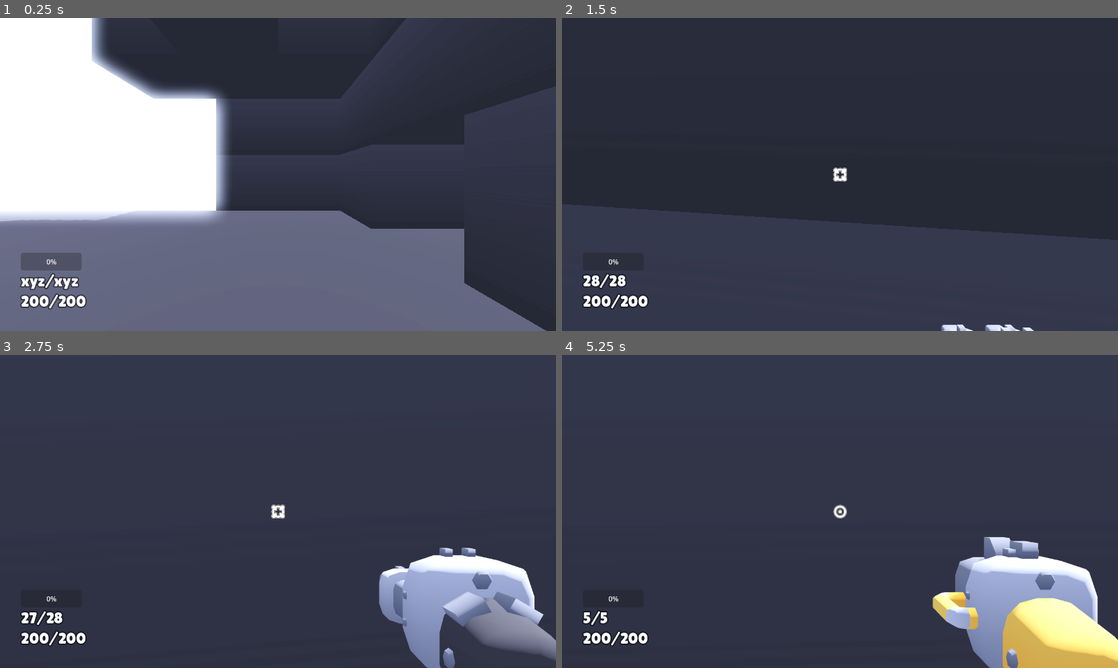
Above: before the commit, frames 1-4 (two rows, left to right).
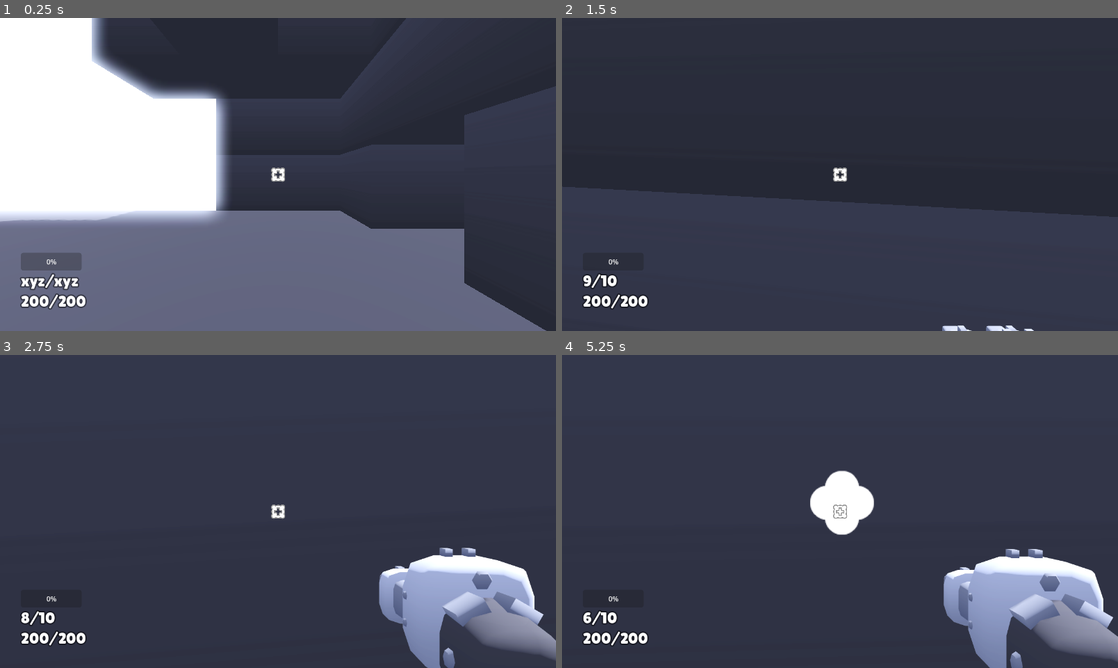
Above: after the commit, the same moments.

Repository: MarlonGamez/fps
Game: Godot game, scene res://scenes/main.tscn
Two runs of this game, one before a commit and one after it. Both use one fixed random seed, a clock stepped at 60 frames per second and the inputs below.
Inputs (mouse positions are in pixels of both pictures, inside the frame that each line leads up to):
- Up to frame 1 (0.25 s): no input
- Up to frame 2 (1.5 s): move the mouse to (867, 174) at 0.52 s; hold W (move_forward) from 0.53 s (still down); click (867, 174) at 0.6 s; tap Space (jump) at 0.77 s; move the mouse to (812, 174) at 1.27 s; tap E (weapon_toggle) at 1.35 s
- Up to frame 3 (2.75 s): keep holding W (move_forward); tap Space (jump) at 1.52 s; move the mouse to (289, 505) at 2.02 s; click (289, 505) at 2.1 s
- Up to frame 4 (5.25 s): keep holding W (move_forward); move the mouse to (834, 517) at 2.77 s; tap E (weapon_toggle) at 2.85, 4.35 s; tap Space (jump) at 3.02, 3.77, 4.52 s; move the mouse to (878, 514) at 3.52 s; click (878, 514) at 3.6 s; tap R (reload) at 4.15 s; move the mouse to (795, 508) at 4.27 s; move the mouse to (845, 511) at 5.02 s; click (845, 511) at 5.1 s

The runs differ from the first frame. In frame 1, 0.1% of the frame differs, in the area x 48-52%, y 47-53%; in frame 2, 6.8%; in frame 3, 0.2%; in frame 4, 7.9%, in the area x 3-100%, y 36-100%.

Commit message:
refactor: seperate resource data from logic

Diff:
--- a/components/weapon_component.gd
+++ b/components/weapon_component.gd
@@ -6,8 +6,8 @@
 @export var head_aimer: Node3D
 
 
-@export var weapons: Array[Weapon] = []
-var ammo_counts: Array[int]
+@export var weapons: Array[WeaponRes] = []
+var ws: Array[Weapon] = []
 var curr_i: int
 
 signal weapon_changed(magazine_size: int)
@@ -21,31 +21,39 @@
 
 func _ready():
 	for w in weapons:
-		ammo_counts.append(w.max_shots())
+		if w is WeaponProjectileRes:
+			ws.append(WeaponProjectile.new(w))
+		elif w is WeaponMeleeRes:
+			ws.append(WeaponMelee.new(w))
+		else:
+			print("Unknown weapon type")
+
 	change_weapon(0)
-	# reload_weapon()
 	reload_timer.timeout.connect(_reload_weapon)
 	charge_timer.timeout.connect(fire_weapon)
 
 func _physics_process(_delta: float):
 	if !charge_timer.is_stopped():
-		charging.emit((curr().charge_time - charge_timer.time_left) / curr().charge_time)
+		charging.emit((curr_res().charge_time - charge_timer.time_left) / curr_res().charge_time)
 
 
 func size() -> int:
 	return weapons.size()
 
-func curr() -> Weapon:
+func curr_res() -> WeaponRes:
 	return weapons[curr_i]
 
+func curr() -> Weapon:
+	return ws[curr_i]
+
 func can_reload(i: int) -> bool:
-	return ammo_counts[i] < weapons[i].max_shots()
+	return ws[i].get_magazine_remaining() < ws[i].get_magazine_size()
 
 func needs_reload(i: int) -> bool:
-	return ammo_counts[i] <= 0
+	return ws[i].get_magazine_remaining() <= 0
 
 func shots_remaining(i: int) -> int:
-	return ammo_counts[i]
+	return ws[i].get_magazine_remaining()
 
 func change_weapon(weapon_i: int):
 	if !reload_timer.is_stopped():
@@ -65,7 +73,7 @@
 		return
 	if !cooldown_timer.is_stopped(): return # Cooldown for shooting
 
-	if curr().chargeable:
+	if weapons[curr_i].chargeable:
 		start_charging_weapon()
 		return
 
@@ -74,14 +82,13 @@
 func start_charging_weapon():
 	if !charge_timer.is_stopped():
 		return
-	charge_timer.start(curr().charge_time)
+	charge_timer.start(curr_res().charge_time)
 
 func fire_weapon():
 	curr().fire(wielder, wielder_head.position, head_aimer)
-	ammo_counts[curr_i] -= 1
 	fired.emit(shots_remaining(curr_i))
 	charging.emit(0)
-	cooldown_timer.start(curr().cooldown)
+	cooldown_timer.start(curr_res().cooldown)
 
 
 func deactivate():
@@ -95,9 +102,9 @@
 
 func reload_weapon():
 	if !reload_timer.is_stopped(): return # already reloading -> don't reload
-	reload_timer.start(curr().reload_time)
+	reload_timer.start(curr_res().reload_time)
 
 func _reload_weapon():
 	print("reload callback")
-	ammo_counts[curr_i] = curr().max_shots()
-	reloaded.emit(curr().max_shots())
+	curr().reload()
+	reloaded.emit(curr().get_magazine_remaining())
--- a/objects/enemy.tscn
+++ b/objects/enemy.tscn
@@ -6,7 +6,7 @@
 [ext_resource type="PackedScene" uid="uid://s8lxjnui57cx" path="res://components/hurtbox_component.tscn" id="4_5j7on"]
 [ext_resource type="PackedScene" uid="uid://cmdqaxywvkofp" path="res://components/health_component.tscn" id="4_k84l3"]
 [ext_resource type="PackedScene" uid="uid://bqmtrfhmtcd43" path="res://components/weapon_component.tscn" id="5_jxbra"]
-[ext_resource type="Resource" uid="uid://c56y8pqoyk15f" path="res://weapons/blaster.tres" id="6_2prts"]
+[ext_resource type="Resource" uid="uid://cb2v8y0d50kjs" path="res://weapons/projectile/pistol.tres" id="6_lbku5"]
 
 [sub_resource type="SphereShape3D" id="SphereShape3D_iix87"]
 radius = 0.75
@@ -44,7 +44,7 @@
 wielder = NodePath("..")
 wielder_head = NodePath("../RayCast")
 head_aimer = NodePath("../RayCast")
-weapons = Array[Resource("res://scripts/weapon.gd")]([ExtResource("6_2prts")])
+weapons = Array[Resource("res://scripts/weapon/weapon_res.gd")]([ExtResource("6_lbku5")])
 
 [node name="Hurtbox" parent="." node_paths=PackedStringArray("health") instance=ExtResource("4_5j7on")]
 health = NodePath("../Health")
--- a/objects/player.gd
+++ b/objects/player.gd
@@ -35,7 +35,7 @@
 func _ready():
 	Input.mouse_mode = Input.MOUSE_MODE_CAPTURED
 	health.depleted.connect(death)
-	crosshair.texture = weapons.curr().crosshair
+	crosshair.texture = weapons.curr().res.crosshair
 
 func _physics_process(delta):
 
@@ -166,18 +166,18 @@
 		container.remove_child(n)
 
 	# Step 2. Place new weapon model in container
-	var weapon_model = weapons.curr().model.instantiate()
+	var weapon_model = weapons.curr_res().model.instantiate()
 	container.add_child(weapon_model)
 
-	weapon_model.position = weapons.curr().position
-	weapon_model.rotation_degrees = weapons.curr().rotation
+	weapon_model.position = weapons.curr_res().position
+	weapon_model.rotation_degrees = weapons.curr_res().rotation
 
 	# Step 3. Set model to only render on layer 2 (the weapon camera)
 	for child in weapon_model.find_children("*", "MeshInstance3D"):
 		child.layers = 2
 
 	# Set weapon data
-	crosshair.texture = weapons.curr().crosshair
+	crosshair.texture = weapons.curr_res().crosshair
 
 func death():
 	get_tree().reload_current_scene() # Reset when out of health
--- a/objects/player.tscn
+++ b/objects/player.tscn
@@ -6,12 +6,9 @@
 [ext_resource type="SpriteFrames" uid="uid://dbv3sy5qjatnl" path="res://sprites/burst_animation.tres" id="4_m6ukc"]
 [ext_resource type="AudioStream" uid="uid://cydjn1ct3hps2" path="res://sounds/walking.ogg" id="5_ics1s"]
 [ext_resource type="PackedScene" uid="uid://bqmtrfhmtcd43" path="res://components/weapon_component.tscn" id="5_pg7n0"]
-[ext_resource type="Resource" uid="uid://bvt38xld72jd7" path="res://weapons/melee/spear.tres" id="6_x8fo8"]
-[ext_resource type="Resource" uid="uid://b7c1s0q7pmdcm" path="res://weapons/ar.tres" id="7_it7kf"]
+[ext_resource type="Resource" uid="uid://cb2v8y0d50kjs" path="res://weapons/projectile/pistol.tres" id="6_70ut7"]
 [ext_resource type="PackedScene" uid="uid://cmdqaxywvkofp" path="res://components/health_component.tscn" id="8_1ynqb"]
-[ext_resource type="Resource" uid="uid://gfiysqd50jqo" path="res://weapons/projectile/test_blaster.tres" id="8_r43lb"]
 [ext_resource type="PackedScene" uid="uid://gsxginp1rirh" path="res://components/gravity_component.tscn" id="9_kdit3"]
-[ext_resource type="Resource" uid="uid://cwop1d3ug5kc3" path="res://weapons/charge-blaster2.tres" id="9_xcqom"]
 [ext_resource type="PackedScene" uid="uid://wtvmplhayrom" path="res://components/movement_component.tscn" id="11_papk8"]
 
 [sub_resource type="CapsuleShape3D" id="CapsuleShape3D_kcmai"]
@@ -44,7 +41,7 @@
 wielder = NodePath("..")
 wielder_head = NodePath("../Head")
 head_aimer = NodePath("../Head/Camera")
-weapons = Array[Resource("res://scripts/weapon.gd")]([ExtResource("6_x8fo8"), ExtResource("7_it7kf"), ExtResource("8_r43lb"), ExtResource("9_xcqom")])
+weapons = Array[Resource("res://scripts/weapon/weapon_res.gd")]([ExtResource("6_70ut7")])
 
 [node name="Collider" type="CollisionShape3D" parent="."]
 transform = Transform3D(1, 0, 0, 0, 1, 0, 0, 0, 1, 0, 0.55, 0)
--- /dev/null
+++ b/scripts/attack.gd
@@ -0,0 +1,9 @@
+extends Resource
+class_name AttackRes
+
+@export_subgroup("Properties")
+@export var hitboxes: Array[MeleeHitbox]
+@export var damage: int
+
+@export_subgroup("Sounds")
+@export var sound: String # Path to sound file
--- a/scripts/hud.gd
+++ b/scripts/hud.gd
@@ -19,7 +19,7 @@
 	health.text = "%s/%s" % [player.health.health, player.health.MAX_HEALTH]
 
 func _on_bullets_updated(bullets):
-	ammo.text = "%s/%s" % [bullets, player.weapons.curr().max_shots()]
+	ammo.text = "%s/%s" % [bullets, player.weapons.curr().get_magazine_size()]
 
 func _on_charge_updated(percent: float):
 	charge.set_value_no_signal(percent)
--- a/scripts/weapon/melee_weapon.gd
+++ /dev/null
@@ -1,39 +0,0 @@
-extends Weapon
-class_name MeleeWeapon
-
-@export_subgroup("Model")
-@export var model: PackedScene  # Model of the weapon
-@export var position: Vector3  # On-screen position
-@export var rotation: Vector3  # On-screen rotation
-
-@export_subgroup("Properties")
-@export var hitboxes: Array[MeleeHitbox]
-
-@export_range(1, 50) var bullet_speed: float = 1.0 # Speed of fired bullet
-@export_range(0, 50) var bullet_grav: float = 0.0 # Gravity of the fired bullet
-@export_range(0, 50) var bullet_lifetime: float = 1.0 # Lifetime of fired bullet
-
-@export_subgroup("Sounds")
-@export var sound_shoot: String  # Sound path
-
-@export_subgroup("Crosshair")
-@export var crosshair: Texture2D  # Image of crosshair on-screen
-
-var hitbox_res = load("res://objects/hitbox.tscn")
-
-func fire(wielder, _head_pos: Vector3, head_aimer: Node3D):
-	var hitbox_inst = hitbox_res.instantiate()
-	hitbox_inst.damage = damage
-	hitbox_inst.lifetime = 10
-	hitbox_inst.spawner_groups = wielder.get_groups()
-	hitbox_inst.position = hitboxes[0].position
-	head_aimer.add_child(hitbox_inst)
-
-	for i in range(hitboxes.size()-1):
-		var from = hitboxes[i]
-		var to = hitboxes[i+1]
-		var direction = ((to.position - from.position) / to.duration)
-		hitbox_inst.velocity = direction
-		await wielder.get_tree().create_timer(to.duration).timeout
-
-	hitbox_inst.queue_free()
--- a/scripts/weapon/projectile_weapon.gd
+++ /dev/null
@@ -1,61 +0,0 @@
-extends Weapon
-class_name ProjectileWeapon
-
-@export_subgroup("Model")
-@export var model: PackedScene # Model of the weapon
-@export var position: Vector3 # On-screen position
-@export var rotation: Vector3 # On-screen rotation
-@export var muzzle_position: Vector3 # On-screen position of muzzle flash
-
-@export_subgroup("Properties")
-@export_range(1, 20) var max_distance: int = 10 # Fire distance
-@export_range(0, 5) var spread: float = 0 # Spread of each shot
-@export_range(0, 500) var magazine_size: int = 1 # Magazine size
-@export_range(1, 5) var bullets_per_shot: int = 1 # Amount of shots
-
-@export_subgroup("Bullet Properties")
-@export_range(1, 50) var bullet_speed: float = 1.0 # Speed of fired bullet
-@export_range(0, 50) var bullet_grav: float = 0.0 # Gravity of the fired bullet
-@export_range(0, 50) var bullet_lifetime: float = 1.0 # Lifetime of fired bullet
-
-@export_subgroup("Sounds")
-@export var sound_shoot: String # Sound path
-
-@export_subgroup("Crosshair")
-@export var crosshair: Texture2D # Image of crosshair on-screen
-
-var reloading: bool = false
-var bullet = load("res://objects/bullet.tscn")
-var bullet_inst
-
-func max_shots() -> int:
-	return magazine_size
-
-func fire(wielder, head_pos: Vector3, head_aimer: Node3D):
-	if "camera" in wielder:
-		Audio.play(sound_shoot)
-		wielder.container.position.z += 0.25 # Knockback of weapon visual
-		wielder.camera.rotation.x += 0.025 # Knockback of camera
-		wielder.movement_velocity += Vector3(0, 0, knockback) # Knockback
-
-	# Set muzzle flash position, play animation
-	if "muzzle" in wielder:
-		wielder.muzzle.play("default")
-
-		wielder.muzzle.rotation_degrees.z = randf_range(-45, 45)
-		wielder.muzzle.scale = Vector3.ONE * randf_range(0.40, 0.75)
-		wielder.muzzle.position = wielder.container.position - muzzle_position
-
-	# Shoot the weapon, amount based on shot count
-	for n in bullets_per_shot:
-		var target_pos: Vector3 = Vector3(randf_range(-spread, spread), randf_range(-spread, spread), max_distance)
-		bullet_inst = bullet.instantiate()
-		bullet_inst.look_at_from_position(wielder.to_global(head_pos), wielder.to_global(head_pos + head_aimer.transform.translated_local(target_pos).origin))
-		bullet_inst.position = wielder.to_global(head_pos)
-		bullet_inst.time_spawned = Time.get_unix_time_from_system()
-		bullet_inst.lifetime = bullet_lifetime
-		bullet_inst.speed = bullet_speed
-		bullet_inst.grav = bullet_grav
-		bullet_inst.damage = damage
-		bullet_inst.spawner_groups = wielder.get_groups()
-		wielder.get_parent().add_child(bullet_inst)
--- /dev/null
+++ b/scripts/weapon/weapon.gd
@@ -0,0 +1,17 @@
+extends Object
+class_name Weapon
+
+func get_magazine_size() -> int:
+	return 1
+
+func get_magazine_remaining() -> int:
+	return 1
+
+func charge():
+	pass
+
+func fire(_wielder, _wielder_head: Vector3, _head_aimer: Node3D):
+	pass
+
+func reload():
+	pass
--- a/scripts/weapon.gd
+++ b/scripts/weapon/weapon_res.gd
@@ -1,5 +1,5 @@
 extends Resource
-class_name Weapon
+class_name WeaponRes
 
 # @export_subgroup("Properties")
 @export_range(0, 1) var cooldown: float = 0.1  # Firerate
@@ -8,21 +8,3 @@
 @export_range(0, 10.0) var reload_time: float = 0.0 # Time to reload
 @export var chargeable: bool = false  # Can the weapon be charged?
 @export_range(0, 10.0) var charge_time: float = 0.0 # Time to charge
-
-func needs_reload() -> bool:
-	return false
-
-func shots_remaining() -> int:
-	return 1
-
-func max_shots() -> int:
-	return 1
-
-func charge():
-	pass
-
-func fire(_wielder, _wielder_head: Vector3, _head_aimer: Node3D):
-	pass
-
-func reload():
-	pass
--- /dev/null
+++ b/scripts/weapon_melee/weapon_melee.gd
@@ -0,0 +1,32 @@
+extends Weapon
+class_name WeaponMelee
+
+var res: WeaponMeleeRes
+
+var hitbox_res = load("res://objects/hitbox.tscn")
+
+var attack_i = 0
+var curr_attack: AttackRes
+
+func _init(r: WeaponMeleeRes):
+	self.res = r
+
+func fire(wielder, _head_pos: Vector3, head_aimer: Node3D):
+	curr_attack = res.attacks[attack_i]
+
+	var hitbox_inst = hitbox_res.instantiate()
+	hitbox_inst.damage = curr_attack.damage
+	hitbox_inst.lifetime = 10
+	hitbox_inst.spawner_groups = wielder.get_groups()
+	hitbox_inst.position = curr_attack.hitboxes[0].position
+	head_aimer.add_child(hitbox_inst)
+
+	for i in range(curr_attack.hitboxes.size()-1):
+		var from = curr_attack.hitboxes[i]
+		var to = curr_attack.hitboxes[i+1]
+		var direction = ((to.position - from.position) / to.duration)
+		hitbox_inst.velocity = direction
+		await wielder.get_tree().create_timer(to.duration).timeout
+
+	attack_i = (attack_i + 1) % res.attacks.size()
+	hitbox_inst.queue_free()
--- /dev/null
+++ b/scripts/weapon_melee/weapon_melee_res.gd
@@ -0,0 +1,13 @@
+extends WeaponRes
+class_name WeaponMeleeRes
+
+@export_subgroup("Model")
+@export var model: PackedScene  # Model of the weapon
+@export var position: Vector3  # On-screen position
+@export var rotation: Vector3  # On-screen rotation
+
+@export_subgroup("Properties")
+@export var attacks: Array[AttackRes]
+
+@export_subgroup("Crosshair")
+@export var crosshair: Texture2D  # Image of crosshair on-screen
--- /dev/null
+++ b/scripts/weapon_projectile/weapon_projectile.gd
@@ -0,0 +1,52 @@
+extends Weapon
+class_name WeaponProjectile
+
+var res: WeaponProjectileRes
+
+var bullet = load("res://objects/bullet.tscn")
+var bullet_inst
+
+var magazine_remaining: int
+
+func _init(r: WeaponProjectileRes):
+	self.res = r
+	self.magazine_remaining = res.magazine_size
+
+func get_magazine_size() -> int:
+	return res.magazine_size
+
+func get_magazine_remaining() -> int:
+	return magazine_remaining
+
+func fire(wielder, head_pos: Vector3, head_aimer: Node3D):
+	if "camera" in wielder:
+		Audio.play(res.sound_shoot)
+		wielder.container.position.z += 0.25 # Knockback of weapon visual
+		wielder.camera.rotation.x += 0.025 # Knockback of camera
+		wielder.movement_velocity += Vector3(0, 0, res.knockback) # Knockback
+
+	# Set muzzle flash position, play animation
+	if "muzzle" in wielder:
+		wielder.muzzle.play("default")
+
+		wielder.muzzle.rotation_degrees.z = randf_range(-45, 45)
+		wielder.muzzle.scale = Vector3.ONE * randf_range(0.40, 0.75)
+		wielder.muzzle.position = wielder.container.position - res.muzzle_position
+
+	# Shoot the weapon, amount based on shot count
+	magazine_remaining -= 1
+	for n in res.bullets_per_shot:
+		var target_pos: Vector3 = Vector3(randf_range(-res.spread, res.spread), randf_range(-res.spread, res.spread), res.max_distance)
+		bullet_inst = bullet.instantiate()
+		bullet_inst.look_at_from_position(wielder.to_global(head_pos), wielder.to_global(head_pos + head_aimer.transform.translated_local(target_pos).origin))
+		bullet_inst.position = wielder.to_global(head_pos)
+		bullet_inst.time_spawned = Time.get_unix_time_from_system()
+		bullet_inst.lifetime = res.bullet_lifetime
+		bullet_inst.speed = res.bullet_speed
+		bullet_inst.grav = res.bullet_grav
+		bullet_inst.damage = res.damage
+		bullet_inst.spawner_groups = wielder.get_groups()
+		wielder.get_parent().add_child(bullet_inst)
+
+func reload():
+	magazine_remaining = res.magazine_size
--- /dev/null
+++ b/scripts/weapon_projectile/weapon_projectile_res.gd
@@ -0,0 +1,25 @@
+extends WeaponRes
+class_name WeaponProjectileRes
+
+@export_subgroup("Model")
+@export var model: PackedScene # Model of the weapon
+@export var position: Vector3 # On-screen position
+@export var rotation: Vector3 # On-screen rotation
+@export var muzzle_position: Vector3 # On-screen position of muzzle flash
+
+@export_subgroup("Properties")
+@export_range(1, 20) var max_distance: int = 10 # Fire distance
+@export_range(0, 5) var spread: float = 0 # Spread of each shot
+@export_range(0, 500) var magazine_size: int = 1 # Magazine size
+@export_range(1, 5) var bullets_per_shot: int = 1 # Amount of shots
+
+@export_subgroup("Bullet Properties")
+@export_range(1, 50) var bullet_speed: float = 1.0 # Speed of fired bullet
+@export_range(0, 50) var bullet_grav: float = 0.0 # Gravity of the fired bullet
+@export_range(0, 50) var bullet_lifetime: float = 1.0 # Lifetime of fired bullet
+
+@export_subgroup("Sounds")
+@export var sound_shoot: String # Sound path
+
+@export_subgroup("Crosshair")
+@export var crosshair: Texture2D # Image of crosshair on-screen
--- a/weapons/ar.tres
+++ /dev/null
@@ -1,25 +0,0 @@
-[gd_resource type="Resource" script_class="ProjectileWeapon" load_steps=4 format=3 uid="uid://b7c1s0q7pmdcm"]
-
-[ext_resource type="Texture2D" uid="uid://ce3lgq7foiusl" path="res://sprites/crosshair-repeater.png" id="1_6rin0"]
-[ext_resource type="Script" path="res://scripts/weapon/projectile_weapon.gd" id="1_df46q"]
-[ext_resource type="PackedScene" uid="uid://dd3oln1ucgqpd" path="res://models/blaster-repeater.glb" id="1_dihj4"]
-
-[resource]
-script = ExtResource("1_df46q")
-model = ExtResource("1_dihj4")
-position = Vector3(0, 0, 0)
-rotation = Vector3(0, 180, 0)
-muzzle_position = Vector3(0.1, -0.4, 1.5)
-max_distance = 20
-spread = 1.0
-shot_count = 1
-magazine_size = 28
-reload_time = 1.0
-bullet_speed = 20.0
-bullet_grav = 0.0
-bullet_lifetime = 1.0
-sound_shoot = "sounds/blaster_repeater.ogg"
-crosshair = ExtResource("1_6rin0")
-cooldown = 0.1
-damage = 10.0
-knockback = 5
--- a/weapons/blaster-repeater.tres
+++ b/weapons/blaster-repeater.tres
@@ -1,6 +1,6 @@
 [gd_resource type="Resource" script_class="Weapon" load_steps=2 format=3 uid="uid://cu2gtxlcmbb34"]
 
-[ext_resource type="Script" path="res://scripts/weapon.gd" id="1_l1atd"]
+[ext_resource type="Script" path="res://scripts/weapon_melee/weapon.gd" id="1_l1atd"]
 
 [resource]
 script = ExtResource("1_l1atd")
--- a/weapons/blaster.tres
+++ b/weapons/blaster.tres
@@ -2,7 +2,7 @@
 
 [ext_resource type="Texture2D" uid="uid://2jld33y6h5pq" path="res://sprites/crosshair.png" id="1_t31it"]
 [ext_resource type="PackedScene" uid="uid://b2p7bbkuxf7m" path="res://models/blaster.glb" id="1_x0glg"]
-[ext_resource type="Script" path="res://scripts/weapon/projectile_weapon.gd" id="2_liwil"]
+[ext_resource type="Script" path="res://scripts/weapon_projectile/projectile_weapon.gd" id="2_liwil"]
 
 [resource]
 script = ExtResource("2_liwil")
--- a/weapons/bow.tres
+++ /dev/null
@@ -1,6 +0,0 @@
-[gd_resource type="Resource" script_class="Weapon" load_steps=2 format=3 uid="uid://dmmfjbxcncndv"]
-
-[ext_resource type="Script" path="res://scripts/weapon.gd" id="3_cuk8r"]
-
-[resource]
-script = ExtResource("3_cuk8r")
--- a/weapons/charge-blaster.tres
+++ /dev/null
@@ -1,28 +0,0 @@
-[gd_resource type="Resource" script_class="ProjectileWeapon" load_steps=4 format=3 uid="uid://0ww058eh32ey"]
-
-[ext_resource type="Texture2D" uid="uid://2jld33y6h5pq" path="res://sprites/crosshair.png" id="1_3m4wj"]
-[ext_resource type="PackedScene" uid="uid://b2p7bbkuxf7m" path="res://models/blaster.glb" id="2_s1rbf"]
-[ext_resource type="Script" path="res://scripts/weapon/projectile_weapon.gd" id="3_f13av"]
-
-[resource]
-resource_local_to_scene = true
-script = ExtResource("3_f13av")
-model = ExtResource("2_s1rbf")
-position = Vector3(0, 0, 0)
-rotation = Vector3(0, 180, 0)
-muzzle_position = Vector3(0.1, -0.4, 1.5)
-max_distance = 10
-spread = 0.5
-shot_count = 5
-magazine_size = 5
-reload_time = 2.0
-bullet_speed = 15.0
-bullet_grav = 0.0
-bullet_lifetime = 2.0
-sound_shoot = "sounds/blaster.ogg"
-crosshair = ExtResource("1_3m4wj")
-cooldown = 0.237
-damage = 13.0
-knockback = 20
-chargeable = true
-charge_time = 0.5
--- a/weapons/charge-blaster2.tres
+++ /dev/null
@@ -1,28 +0,0 @@
-[gd_resource type="Resource" script_class="ProjectileWeapon" load_steps=4 format=3 uid="uid://cwop1d3ug5kc3"]
-
-[ext_resource type="Texture2D" uid="uid://2jld33y6h5pq" path="res://sprites/crosshair.png" id="1_sawxh"]
-[ext_resource type="PackedScene" uid="uid://b2p7bbkuxf7m" path="res://models/blaster.glb" id="2_niwd2"]
-[ext_resource type="Script" path="res://scripts/weapon/projectile_weapon.gd" id="3_utuvf"]
-
-[resource]
-resource_local_to_scene = true
-script = ExtResource("3_utuvf")
-model = ExtResource("2_niwd2")
-position = Vector3(0, 0, 0)
-rotation = Vector3(0, 180, 0)
-muzzle_position = Vector3(0.1, -0.4, 1.5)
-max_distance = 10
-spread = 0.5
-shot_count = 5
-magazine_size = 5
-reload_time = 2.0
-bullet_speed = 15.0
-bullet_grav = 0.0
-bullet_lifetime = 2.0
-sound_shoot = "sounds/blaster.ogg"
-crosshair = ExtResource("1_sawxh")
-cooldown = 0.237
-damage = 13.0
-knockback = 200
-chargeable = true
-charge_time = 0.5
--- a/weapons/melee/spear.tres
+++ b/weapons/melee/spear.tres
@@ -1,6 +1,6 @@
 [gd_resource type="Resource" script_class="MeleeWeapon" load_steps=7 format=3 uid="uid://bvt38xld72jd7"]
 
-[ext_resource type="Script" path="res://scripts/weapon/melee_weapon.gd" id="1_35kf8"]
+[ext_resource type="Script" path="res://scripts/weapon_melee/melee_weapon.gd" id="1_35kf8"]
 [ext_resource type="Script" path="res://scripts/melee_hitbox.gd" id="1_rr3af"]
 [ext_resource type="PackedScene" uid="uid://bfmnga7tgkbr0" path="res://models/graveyard/altar-wood.glb" id="2_7l5l2"]
 
--- a/weapons/melee/sword.tres
+++ b/weapons/melee/sword.tres
@@ -1,6 +1,6 @@
 [gd_resource type="Resource" script_class="MeleeWeapon" load_steps=9 format=3 uid="uid://ts7r7snyynjj"]
 
-[ext_resource type="Script" path="res://scripts/weapon/melee_weapon.gd" id="1_jrlc2"]
+[ext_resource type="Script" path="res://scripts/weapon_melee/melee_weapon.gd" id="1_jrlc2"]
 [ext_resource type="Script" path="res://scripts/melee_hitbox.gd" id="1_n2mdk"]
 [ext_resource type="PackedScene" uid="uid://beaer7x07yif6" path="res://models/grass.glb" id="2_f3vyp"]
 
--- /dev/null
+++ b/weapons/projectile/pistol.tres
@@ -0,0 +1,27 @@
+[gd_resource type="Resource" script_class="WeaponProjectileRes" load_steps=4 format=3 uid="uid://cb2v8y0d50kjs"]
+
+[ext_resource type="Script" path="res://scripts/weapon_projectile/weapon_projectile_res.gd" id="1_rbxs6"]
+[ext_resource type="Texture2D" uid="uid://ce3lgq7foiusl" path="res://sprites/crosshair-repeater.png" id="1_u5h8d"]
+[ext_resource type="PackedScene" uid="uid://dd3oln1ucgqpd" path="res://models/blaster-repeater.glb" id="2_sebri"]
+
+[resource]
+script = ExtResource("1_rbxs6")
+model = ExtResource("2_sebri")
+position = Vector3(0, 0, 0)
+rotation = Vector3(2.08165e-12, 180, 2.08165e-12)
+muzzle_position = Vector3(0.1, -0.4, 1.5)
+max_distance = 10
+spread = 0.3
+magazine_size = 10
+bullets_per_shot = 1
+bullet_speed = 15.0
+bullet_grav = 0.0
+bullet_lifetime = 1.0
+sound_shoot = "sounds/land.ogg"
+crosshair = ExtResource("1_u5h8d")
+cooldown = 0.2
+damage = 20.0
+knockback = 20
+reload_time = 1.0
+chargeable = false
+charge_time = 0.0
--- a/weapons/projectile/test_blaster.tres
+++ b/weapons/projectile/test_blaster.tres
@@ -1,6 +1,6 @@
 [gd_resource type="Resource" script_class="ProjectileWeapon" load_steps=4 format=3 uid="uid://gfiysqd50jqo"]
 
-[ext_resource type="Script" path="res://scripts/weapon/projectile_weapon.gd" id="1_drb8t"]
+[ext_resource type="Script" path="res://scripts/weapon_projectile/projectile_weapon.gd" id="1_drb8t"]
 [ext_resource type="Texture2D" uid="uid://2jld33y6h5pq" path="res://sprites/crosshair.png" id="1_ldj1o"]
 [ext_resource type="PackedScene" uid="uid://b2p7bbkuxf7m" path="res://models/blaster.glb" id="1_riss6"]
 
--- a/weapons/smg.tres
+++ /dev/null
@@ -1,25 +0,0 @@
-[gd_resource type="Resource" script_class="ProjectileWeapon" load_steps=4 format=3 uid="uid://uhve3madfm8n"]
-
-[ext_resource type="Texture2D" uid="uid://2jld33y6h5pq" path="res://sprites/crosshair.png" id="1_pjfui"]
-[ext_resource type="PackedScene" uid="uid://dd3oln1ucgqpd" path="res://models/blaster-repeater.glb" id="2_ijrc8"]
-[ext_resource type="Script" path="res://scripts/weapon/projectile_weapon.gd" id="3_tqv48"]
-
-[resource]
-script = ExtResource("3_tqv48")
-model = ExtResource("2_ijrc8")
-position = Vector3(0, 0, 0)
-rotation = Vector3(0, 180, 0)
-muzzle_position = Vector3(0.1, -0.4, 1.5)
-max_distance = 15
-spread = 2.0
-shot_count = 1
-magazine_size = 20
-reload_time = 0.8
-bullet_speed = 20.0
-bullet_grav = 0.0
-bullet_lifetime = 1.0
-sound_shoot = "sounds/blaster_repeater.ogg"
-crosshair = ExtResource("1_pjfui")
-cooldown = 0.07
-damage = 9.0
-knockback = 1
Not shown: 1 places in objects/player.tscn that only renumber resources
